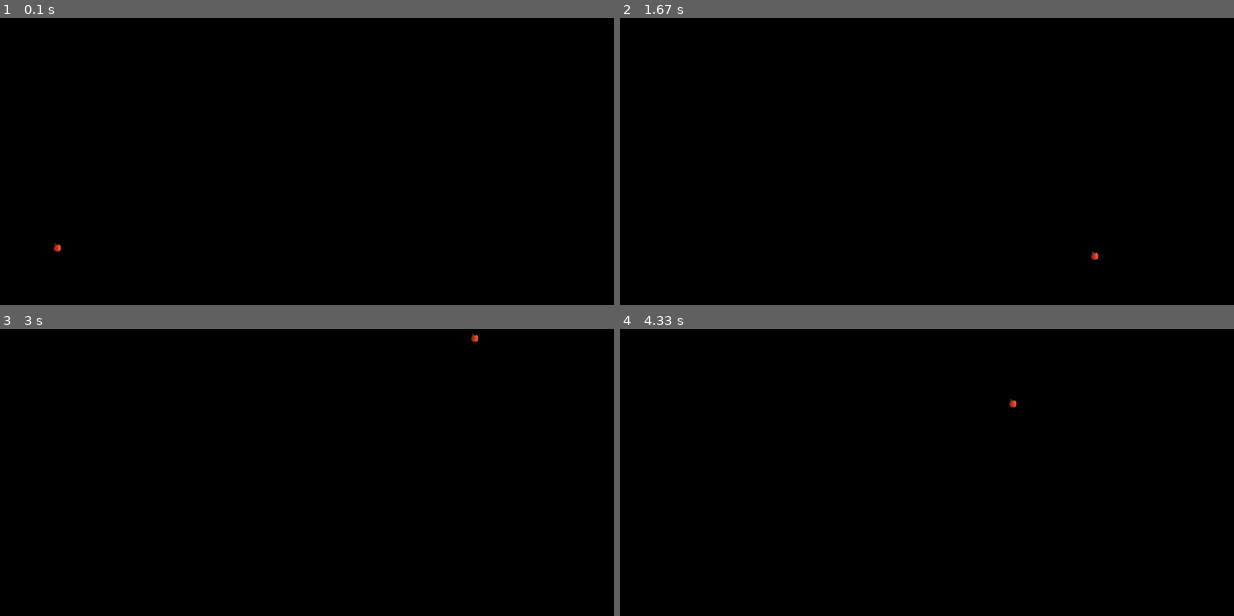
Above: before the commit, frames 1-4 (two rows, left to right).
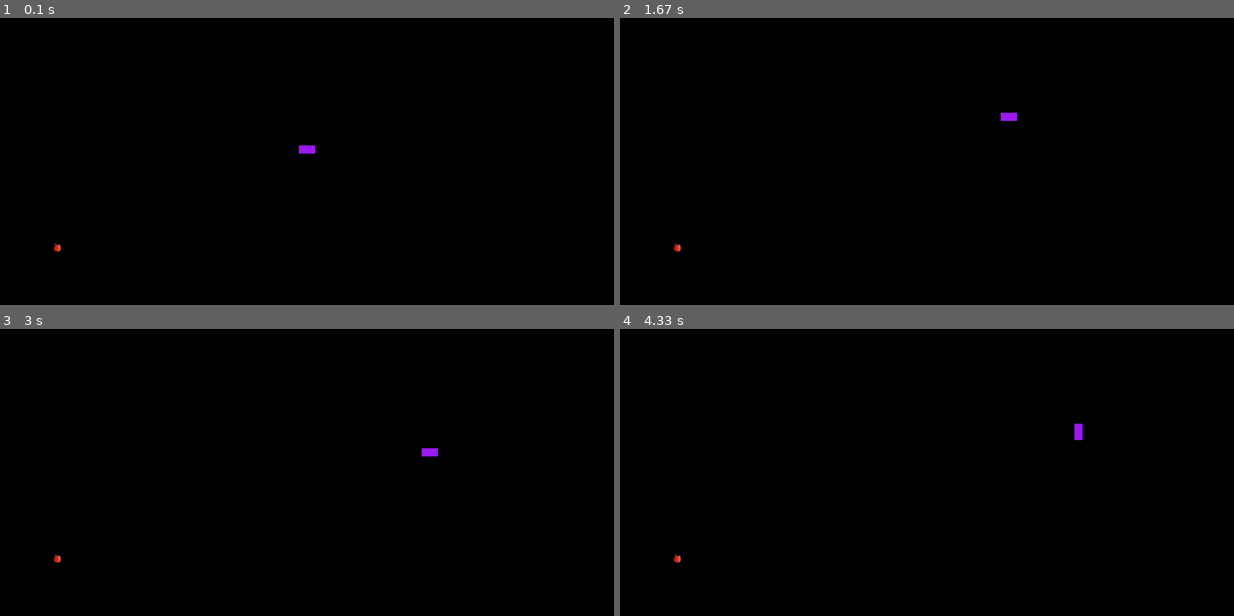
Above: after the commit, the same moments.

Repository: Carberra/pygame-tutorial
Game: pygame game, started from snek.pyw
The game is run twice, just before and just after one commit, with the same random seed, the same clock (stepped at 60 frames per second) and the same inputs.
Inputs (mouse positions are in pixels of both pictures, inside the frame that each line leads up to):
- Up to frame 1 (0.1 s): no input
- Up to frame 2 (1.67 s): hold Right 0.33-0.8 s; move the mouse to (902, 164) at 0.37 s; hold Up 0.83-1.3 s; move the mouse to (1135, 138) at 0.87 s; hold Right from 1.33 s (still down)
- Up to frame 3 (3 s): release Right at 1.8 s; hold Down 2.4-2.7 s; hold Left from 2.73 s (still down)
- Up to frame 4 (4.33 s): release Left at 3.13 s; hold Up 3.17-3.53 s; hold Right 3.57-4.2 s; hold Down from 4.23 s (still down)

The runs differ from the first frame. In frame 1, less than 0.1% of the frame differs, in the area x 48-52%, y 44-48%; in frame 2, 0.1%, in the area x 8-78%, y 32-85%; in frame 3, 0.1%; in frame 4, 0.1%.

Commit message:
Add and control snake

Diff:
--- a/snek/__init__.py
+++ b/snek/__init__.py
@@ -6,4 +6,5 @@
 from .sprites import *
 from .ui import *
 from .scenes import *
+from .snek import Snek
 from .client import Client
--- a/snek/scenes.py
+++ b/snek/scenes.py
@@ -78,26 +78,26 @@
 
 
 class MainScene(Scene):
-    __slots__ = Scene.__slots__ + ("background", "apple")
+    __slots__ = Scene.__slots__ + ("background", "apple", "snek")
 
     def __init__(self, client):
         super().__init__(client)
         self.background = snek.Sprite(pg.image.load("./assets/backgrounds/board.png").convert(), 0, 0)
         self.apple = snek.AppleSprite(pg.image.load("./assets/sprites/apple.png").convert_alpha())
+        self.snek = snek.Snek(pg.image.load("./assets/sprites/snekpart.png").convert_alpha())
 
     def handle_events(self, events):
         for event in events:
             if event.type == pg.KEYDOWN:
-                self.apple.teleport()
-                events.remove(event)
+                self.snek.change_direction(event.key)
         return events
 
     def update(self, delta):
         self.timer += delta
-
-        if self.timer % 1 < 0.002:
-            self.apple.teleport()
+        self.snek.move(delta)
 
     def draw(self):
         # self.wnd.blit(self.background)
         self.wnd.blit(self.apple)
+        for part in self.snek.body:
+            self.wnd.blit(part)
--- /dev/null
+++ b/snek/snek.py
@@ -0,0 +1,81 @@
+from collections import deque
+from enum import Enum
+
+import pygame as pg
+
+import snek
+
+
+class Direction(Enum):
+    UP = 0
+    DOWN = 1
+    LEFT = 2
+    RIGHT = 3
+
+
+DIRECTION_MAPPING = {
+    pg.K_UP: (Direction.UP, Direction.DOWN),
+    pg.K_DOWN: (Direction.DOWN, Direction.UP),
+    pg.K_LEFT: (Direction.LEFT, Direction.RIGHT),
+    pg.K_RIGHT: (Direction.RIGHT, Direction.LEFT),
+}
+
+
+class Snek:
+    __slots__ = ("part", "body", "maxlen", "direction", "speed", "movement_delay", "direction_changed")
+
+    def __init__(self, part):
+        self.part = part
+
+        w = self.part.get_width()
+        h = self.part.get_height()
+        x = round((snek.WINDOW_WIDTH / 2) / w) * w
+        y = round((snek.WINDOW_HEIGHT / 2) / h) * h
+
+        self.body = deque(
+            [snek.Sprite(self.part, x, y), snek.Sprite(self.part, x - w, y)]
+        )
+        self.maxlen = 2
+        self.direction = Direction.RIGHT
+        self.speed = 10
+        self.movement_delay = 0.
+        self.direction_changed = False
+
+    @property
+    def movement_interval(self):
+        return 1 / self.speed
+
+    def change_direction(self, key):
+        if not self.direction_changed:
+            for k, (d, o) in DIRECTION_MAPPING.items():
+                if key == k:
+                    if self.direction != o:
+                        self.direction = d
+                        self.direction_changed = True
+                        break
+
+    def shift(self, x, y):
+        self.body.appendleft(snek.Sprite(self.part, x, y))
+        if len(self.body) > self.maxlen:
+            self.body.pop()
+
+    def extend(self):
+        self.maxlen += 1
+        self.speed += 1
+
+    def move(self, delta):
+        if self.movement_delay < self.movement_interval:
+            self.movement_delay += delta
+            return
+
+        head = self.body[0]
+        movement = [
+            (head.x, head.y - head.h),
+            (head.x, head.y + head.h),
+            (head.x - head.w, head.y),
+            (head.x + head.w, head.y)
+        ][self.direction.value]
+
+        self.shift(*movement)
+        self.movement_delay = 0
+        self.direction_changed = False
